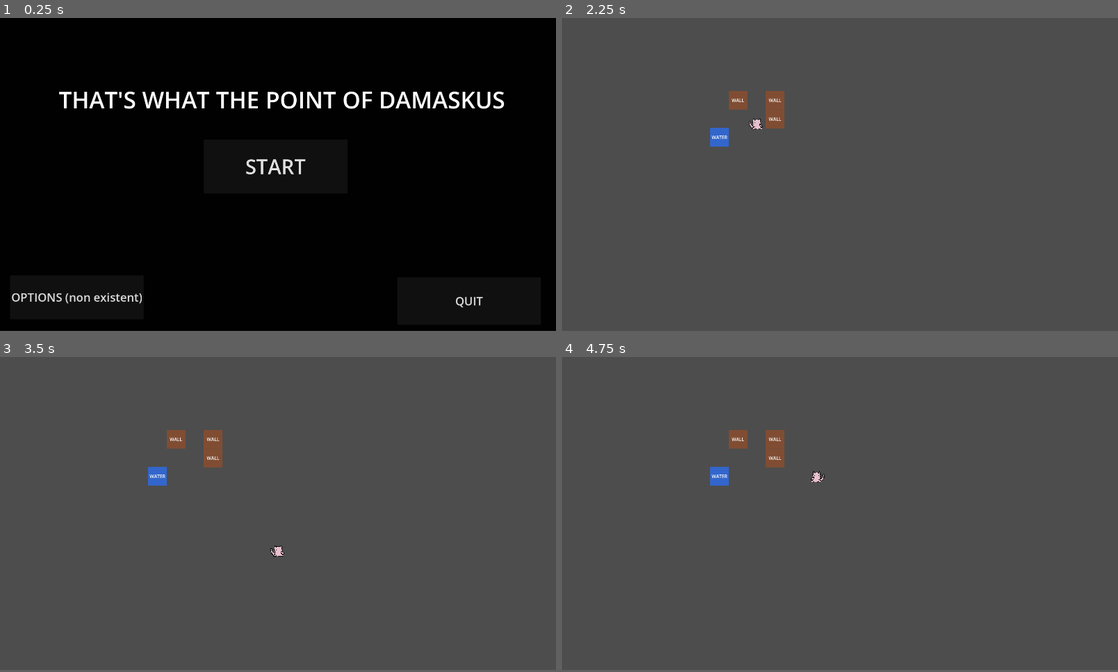
Above: before the commit, frames 1-4 (two rows, left to right).
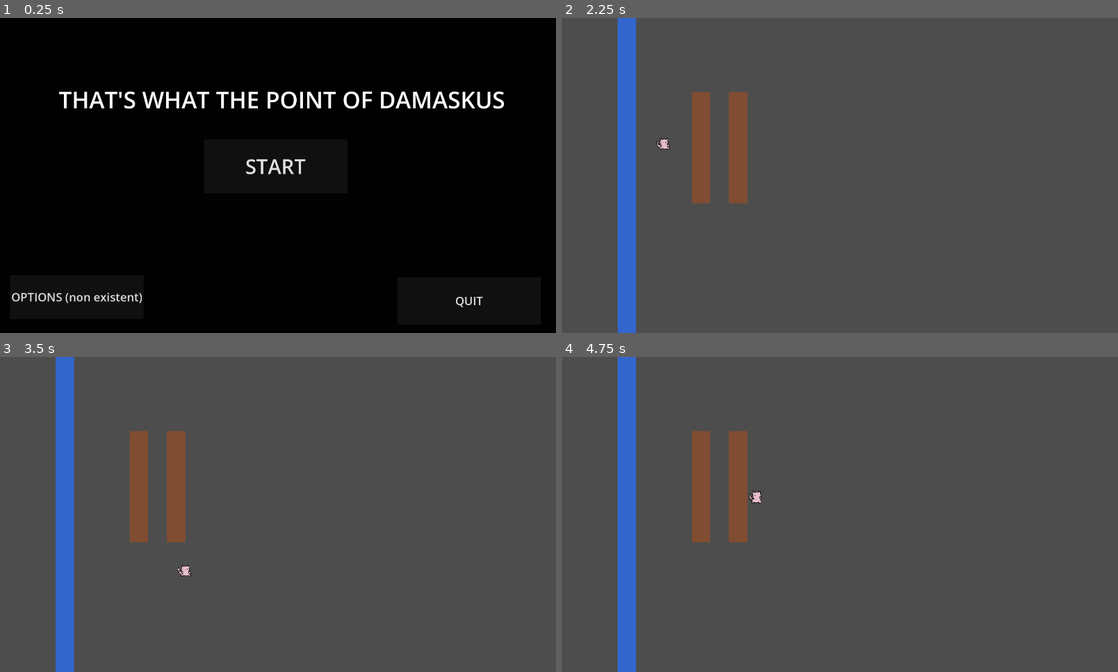
Above: after the commit, the same moments.

Repository: Lem0naise/damaskus
Game: Godot game, scene res://main_menu.tscn
Two runs of this game, one before a commit and one after it. Both use one fixed random seed, a clock stepped at 60 frames per second and the inputs below.
Inputs:
- Up to frame 1 (0.25 s): no input
- Up to frame 2 (2.25 s): click "START" at 0.5 s; tap Enter at 1.25 s; hold Right (ui_right) 1.28-2.03 s; hold Down (ui_down) from 2.03 s (still down)
- Up to frame 3 (3.5 s): release Down (ui_down) at 2.78 s; hold Right (ui_right) from 2.78 s (still down)
- Up to frame 4 (4.75 s): release Right (ui_right) at 3.53 s; hold Up (ui_up) 3.53-4.28 s; hold Left (ui_left) from 4.28 s (still down)
The window is 800x450 before the commit and 800x453 after it. Grey fills any space a smaller window leaves; there, only what the larger window draws over its background counts as a difference.

The runs differ from the first frame. In frame 1, 0.2% of the frame differs, in the area x 2-91%, y 23-93%; in frame 2, 6.3%; in frame 3, 6.3%; in frame 4, 6.3%, in the area x 10-48%, y 0-100%.

Commit message:
Refactor scene and script configurations; update grid dimensions and object properties for Wall and Water classes

Diff:
--- a/ingame.tscn
+++ b/ingame.tscn
@@ -4,8 +4,8 @@
 [ext_resource type="Script" uid="uid://dbfxa2deqsx6x" path="res://scripts/core/IngameManager.gd" id="1_ingamemanager"]
 [ext_resource type="PackedScene" uid="uid://bvw8qm7xj0qqn" path="res://scenes/player.tscn" id="2_player"]
 [ext_resource type="Script" uid="uid://cunkdau8fdrh" path="res://scripts/core/GridDrawer.gd" id="4_griddrawer"]
-[ext_resource type="Script" uid="uid://kgm5a4drv1hn" path="res://scripts/objects/Wall.gd" id="5_wall"]
-[ext_resource type="Script" uid="uid://bmyktq68ro5li" path="res://scripts/objects/Water.gd" id="6_water"]
+[ext_resource type="PackedScene" uid="uid://cqkw5y8nx7xle" path="res://scenes/objects/wall.tscn" id="5_wall"]
+[ext_resource type="PackedScene" uid="uid://dlonf04fiy5nb" path="res://scenes/objects/water.tscn" id="6_water"]
 
 [node name="Ingame" type="Node2D" unique_id=1079480780]
 script = ExtResource("1_ingamemanager")
@@ -17,90 +17,99 @@
 script = ExtResource("4_griddrawer")
 
 [node name="Camera2D" type="Camera2D" parent="." unique_id=633199670]
-position = Vector2(640, 480)
+position = Vector2(960, 544)
 
 [node name="Player" parent="." unique_id=1640560224 instance=ExtResource("2_player")]
-position = Vector2(352, 224)
+position = Vector2(352, 352)
 scale = Vector2(0.3, 0.3)
 
-[node name="GridVisualizer" type="Node2D" parent="." unique_id=1078227583]
+[node name="Walls" type="Node2D" parent="." unique_id=339236577]
 
-[node name="TestWall1" type="Node2D" parent="GridVisualizer" unique_id=309133848]
-position = Vector2(288, 224)
-script = ExtResource("5_wall")
+[node name="Wall1" parent="Walls" unique_id=193411329 instance=ExtResource("5_wall")]
+position = Vector2(608, 416)
 
-[node name="Sprite" type="ColorRect" parent="GridVisualizer/TestWall1" unique_id=1609639936]
-offset_left = -32.0
-offset_top = -32.0
-offset_right = 32.0
-offset_bottom = 32.0
-color = Color(0.5, 0.3, 0.2, 1)
+[node name="Wall2" parent="Walls" unique_id=645148250 instance=ExtResource("5_wall")]
+position = Vector2(608, 352)
 
-[node name="Label" type="Label" parent="GridVisualizer/TestWall1" unique_id=32460399]
-offset_left = -24.0
-offset_top = -12.0
-offset_right = 24.0
-offset_bottom = 11.0
-text = "WALL"
-horizontal_alignment = 1
+[node name="Wall3" parent="Walls" unique_id=1159217957 instance=ExtResource("5_wall")]
+position = Vector2(608, 288)
 
-[node name="TestWall2" type="Node2D" parent="GridVisualizer" unique_id=161891203]
-position = Vector2(416, 224)
-script = ExtResource("5_wall")
+[node name="Wall4" parent="Walls" unique_id=1211422296 instance=ExtResource("5_wall")]
+position = Vector2(608, 608)
 
-[node name="Sprite" type="ColorRect" parent="GridVisualizer/TestWall2" unique_id=537489747]
-offset_left = -32.0
-offset_top = -32.0
-offset_right = 32.0
-offset_bottom = 32.0
-color = Color(0.5, 0.3, 0.2, 1)
-metadata/_edit_use_anchors_ = true
+[node name="Wall5" parent="Walls" unique_id=1661555857 instance=ExtResource("5_wall")]
+position = Vector2(608, 544)
 
-[node name="Label" type="Label" parent="GridVisualizer/TestWall2" unique_id=524436542]
-offset_left = -24.0
-offset_top = -12.0
-offset_right = 24.0
-offset_bottom = 11.0
-text = "WALL"
-horizontal_alignment = 1
-metadata/_edit_use_anchors_ = true
+[node name="Wall6" parent="Walls" unique_id=121459845 instance=ExtResource("5_wall")]
+position = Vector2(608, 480)
 
-[node name="TestWall3" type="Node2D" parent="GridVisualizer" unique_id=259760287]
-position = Vector2(416, 289)
-script = ExtResource("5_wall")
+[node name="Wall7" parent="Walls" unique_id=1608762357 instance=ExtResource("5_wall")]
+position = Vector2(480, 416)
 
-[node name="Sprite" type="ColorRect" parent="GridVisualizer/TestWall3" unique_id=197068206]
-offset_left = -32.0
-offset_top = -32.0
-offset_right = 32.0
-offset_bottom = 32.0
-color = Color(0.5, 0.3, 0.2, 1)
-metadata/_edit_use_anchors_ = true
+[node name="Wall8" parent="Walls" unique_id=1556159081 instance=ExtResource("5_wall")]
+position = Vector2(480, 352)
 
-[node name="Label" type="Label" parent="GridVisualizer/TestWall3" unique_id=1933204903]
-offset_left = -24.0
-offset_top = -12.0
-offset_right = 24.0
-offset_bottom = 11.0
-text = "WALL"
-horizontal_alignment = 1
-metadata/_edit_use_anchors_ = true
+[node name="Wall9" parent="Walls" unique_id=1086298045 instance=ExtResource("5_wall")]
+position = Vector2(480, 288)
 
-[node name="TestWater" type="Node2D" parent="GridVisualizer" unique_id=1628597802]
+[node name="Wall10" parent="Walls" unique_id=1147903280 instance=ExtResource("5_wall")]
+position = Vector2(480, 608)
+
+[node name="Wall11" parent="Walls" unique_id=910667753 instance=ExtResource("5_wall")]
+position = Vector2(480, 544)
+
+[node name="Wall12" parent="Walls" unique_id=774506988 instance=ExtResource("5_wall")]
+position = Vector2(480, 480)
+
+[node name="Water" type="Node2D" parent="." unique_id=1636455866]
+
+[node name="Water1" parent="Water" unique_id=1069940404 instance=ExtResource("6_water")]
+position = Vector2(224, 480)
+
+[node name="Water2" parent="Water" unique_id=1995521747 instance=ExtResource("6_water")]
+position = Vector2(224, 416)
+
+[node name="Water3" parent="Water" unique_id=1711233800 instance=ExtResource("6_water")]
 position = Vector2(224, 352)
-script = ExtResource("6_water")
 
-[node name="Sprite" type="ColorRect" parent="GridVisualizer/TestWater" unique_id=1374413144]
-offset_left = -32.0
-offset_top = -32.0
-offset_right = 32.0
-offset_bottom = 32.0
-color = Color(0.2, 0.4, 0.8, 1)
+[node name="Water4" parent="Water" unique_id=2126841222 instance=ExtResource("6_water")]
+position = Vector2(224, 288)
 
-[node name="Label" type="Label" parent="GridVisualizer/TestWater" unique_id=2035368295]
-offset_left = -28.0
-offset_top = -12.0
-offset_right = 28.0
-offset_bottom = 11.0
-text = "WATER"
-horizontal_alignment = 1
+[node name="Water5" parent="Water" unique_id=1927024345 instance=ExtResource("6_water")]
+position = Vector2(224, 224)
+
+[node name="Water6" parent="Water" unique_id=1371371859 instance=ExtResource("6_water")]
+position = Vector2(224, 160)
+
+[node name="Water7" parent="Water" unique_id=972238219 instance=ExtResource("6_water")]
+position = Vector2(224, 96)
+
+[node name="Water8" parent="Water" unique_id=1822422196 instance=ExtResource("6_water")]
+position = Vector2(224, 32)
+
+[node name="Water9" parent="Water" unique_id=928695930 instance=ExtResource("6_water")]
+position = Vector2(224, 992)
+
+[node name="Water17" parent="Water" unique_id=624165737 instance=ExtResource("6_water")]
+position = Vector2(224, 1056)
+
+[node name="Water10" parent="Water" unique_id=944526456 instance=ExtResource("6_water")]
+position = Vector2(224, 928)
+
+[node name="Water11" parent="Water" unique_id=1492278661 instance=ExtResource("6_water")]
+position = Vector2(224, 864)
+
+[node name="Water12" parent="Water" unique_id=629211257 instance=ExtResource("6_water")]
+position = Vector2(224, 800)
+
+[node name="Water13" parent="Water" unique_id=333128214 instance=ExtResource("6_water")]
+position = Vector2(224, 736)
+
+[node name="Water14" parent="Water" unique_id=529196536 instance=ExtResource("6_water")]
+position = Vector2(224, 672)
+
+[node name="Water15" parent="Water" unique_id=1379613661 instance=ExtResource("6_water")]
+position = Vector2(224, 608)
+
+[node name="Water16" parent="Water" unique_id=341358967 instance=ExtResource("6_water")]
+position = Vector2(224, 544)
--- a/project.godot
+++ b/project.godot
@@ -18,11 +18,10 @@
 [display]
 
 window/size/viewport_width=1920
-window/size/viewport_height=1080
-window/size/window_width_override=1280
-window/size/window_height_override=960
+window/size/viewport_height=1088
+window/size/window_width_override=1920
+window/size/window_height_override=1088
 window/stretch/mode="viewport"
-"<<<<<<<HEAD[display]window/size/viewport_width"=1920
 
 [input]
 
--- /dev/null
+++ b/scenes/objects/wall.tscn
@@ -0,0 +1,6 @@
+[gd_scene load_steps=2 format=3 uid="uid://cqkw5y8nx7xle"]
+
+[ext_resource type="Script" path="res://scripts/objects/Wall.gd" id="1_wall"]
+
+[node name="Wall" type="Node2D"]
+script = ExtResource("1_wall")
--- /dev/null
+++ b/scenes/objects/water.tscn
@@ -0,0 +1,6 @@
+[gd_scene load_steps=2 format=3 uid="uid://dlonf04fiy5nb"]
+
+[ext_resource type="Script" path="res://scripts/objects/Water.gd" id="1_water"]
+
+[node name="Water" type="Node2D"]
+script = ExtResource("1_water")
--- a/scripts/core/GridDrawer.gd
+++ b/scripts/core/GridDrawer.gd
@@ -1,8 +1,8 @@
 extends Node2D
 
 @export var grid_size: int = 64
-@export var grid_width: int = 20
-@export var grid_height: int = 15
+@export var grid_width: int = 30
+@export var grid_height: int = 17
 @export var line_color: Color = Color(0.3, 0.3, 0.3, 0.5)
 
 func _ready():
--- a/scripts/core/GridManager.gd
+++ b/scripts/core/GridManager.gd
@@ -3,8 +3,8 @@
 
 # Grid configuration
 const TILE_SIZE = 64  # Size of each grid cell in pixels
-const GRID_WIDTH = 20  # Number of tiles wide
-const GRID_HEIGHT = 15  # Number of tiles tall
+const GRID_WIDTH = 30  # Number of tiles wide (1920 / 64)
+const GRID_HEIGHT = 17  # Number of tiles tall (1088 / 64, rounded up)
 var grid_offset = Vector2.ZERO  # Offset for centering the grid if needed
 
 # Collision tracking
--- a/scripts/objects/GameObject.gd
+++ b/scripts/objects/GameObject.gd
@@ -17,36 +17,51 @@
 var is_pushable: bool = false  # Can be pushed
 var object_type: String = "base"  # Type identifier for future extension
 
-# Editor snapping
+# Editor snapping - use a timer to detect when dragging stops
+var snap_timer: float = 0.0
 var last_position: Vector2 = Vector2.ZERO
+const SNAP_DELAY = 0.1  # Snap after 0.1s of no movement
 
 func _ready():
 	if Engine.is_editor_hint():
-		# In editor - snap to grid immediately
+		# In editor - enable transform notifications and snap immediately
+		set_notify_transform(true)
 		snap_to_grid_editor()
+		last_position = position
 	else:
 		# In game - calculate grid position and register
 		if grid_manager:
 			grid_position = grid_manager.world_to_grid(global_position)
 			register_with_grid()
 
-func _process(_delta):
+func _process(delta):
 	if Engine.is_editor_hint():
-		# Snap to grid when moved in editor
+		# Check if position has changed
 		if position != last_position:
-			snap_to_grid_editor()
+			# Position changed - reset snap timer
+			snap_timer = SNAP_DELAY
 			last_position = position
+		elif snap_timer > 0:
+			# Position hasn't changed - count down timer
+			snap_timer -= delta
+			if snap_timer <= 0:
+				# Timer expired - snap to grid
+				snap_to_grid_editor()
 
 func snap_to_grid_editor():
-	# Snap position to nearest grid cell center
-	var adjusted_pos = position - GRID_OFFSET
-	var grid_x = round(adjusted_pos.x / TILE_SIZE)
-	var grid_y = round(adjusted_pos.y / TILE_SIZE)
-	position = Vector2(
+	# Snap local position to nearest grid cell center
+	var grid_x = round(position.x / TILE_SIZE)
+	var grid_y = round(position.y / TILE_SIZE)
+
+	var target_pos = Vector2(
 		grid_x * TILE_SIZE + TILE_SIZE / 2.0,
 		grid_y * TILE_SIZE + TILE_SIZE / 2.0
-	) + GRID_OFFSET
-	last_position = position
+	)
+
+	# Only update if actually different (avoid infinite loops)
+	if position.distance_to(target_pos) > 0.01:
+		position = target_pos
+		last_position = position
 
 func register_with_grid():
 	# Register this object with the grid manager
--- a/scripts/objects/Wall.gd
+++ b/scripts/objects/Wall.gd
@@ -1,6 +1,8 @@
 @tool
 extends GameObject
 class_name Wall
+
+var sprite: ColorRect
 
 func _ready():
 	# Set wall properties
@@ -8,5 +10,21 @@
 	is_pushable = false
 	object_type = "wall"
 
+	# Create sprite if it doesn't exist
+	if not sprite:
+		create_sprite()
+
 	# Call parent ready to register with grid
 	super._ready()
+
+func create_sprite():
+	# Remove any existing child sprites/labels first
+	for child in get_children():
+		if child is ColorRect or child is Label:
+			child.queue_free()
+
+	sprite = ColorRect.new()
+	sprite.size = Vector2(64, 64)
+	sprite.position = Vector2(-32, -32)
+	sprite.color = Color(0.5, 0.3, 0.2, 1)  # Brown
+	add_child(sprite)
--- a/scripts/objects/Water.gd
+++ b/scripts/objects/Water.gd
@@ -1,6 +1,8 @@
 @tool
 extends GameObject
 class_name Water
+
+var sprite: ColorRect
 
 func _ready():
 	# Set water properties
@@ -8,8 +10,24 @@
 	is_pushable = false
 	object_type = "water"
 
+	# Create sprite if it doesn't exist
+	if not sprite:
+		create_sprite()
+
 	# Call parent ready to register with grid
 	super._ready()
 
+func create_sprite():
+	# Remove any existing child sprites/labels first
+	for child in get_children():
+		if child is ColorRect or child is Label:
+			child.queue_free()
+
+	sprite = ColorRect.new()
+	sprite.size = Vector2(64, 64)
+	sprite.position = Vector2(-32, -32)
+	sprite.color = Color(0.2, 0.4, 0.8, 1)  # Blue
+	add_child(sprite)
+
 # In the future, you can override this to check for FLOAT property
 # For now, water just blocks movement like a wall
